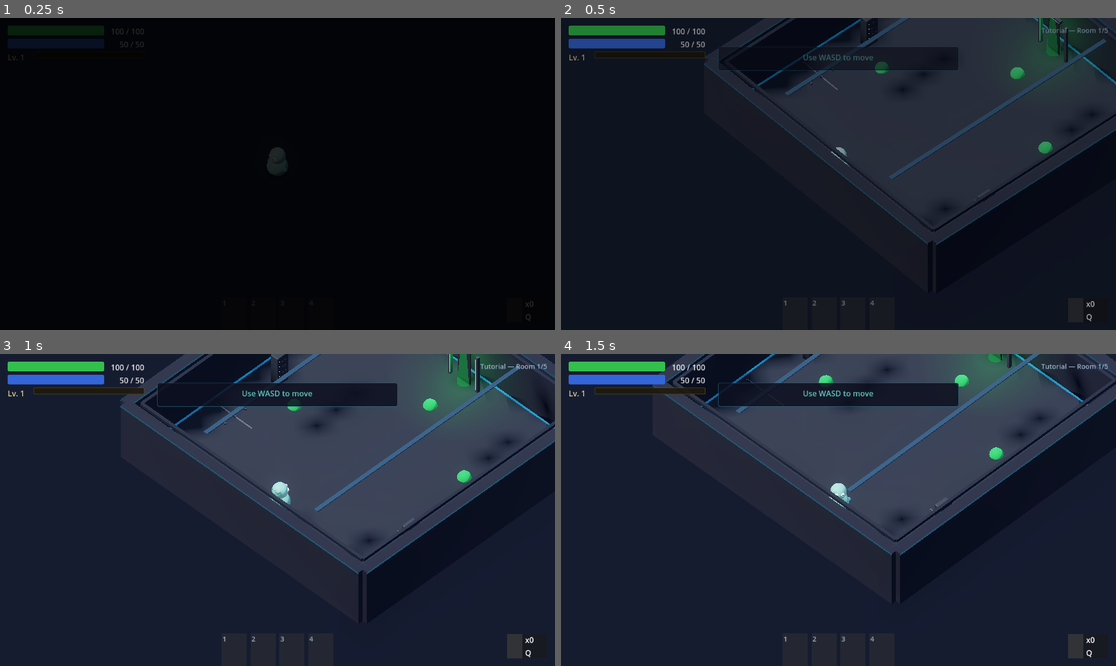
Above: before the commit, frames 1-4 (two rows, left to right).
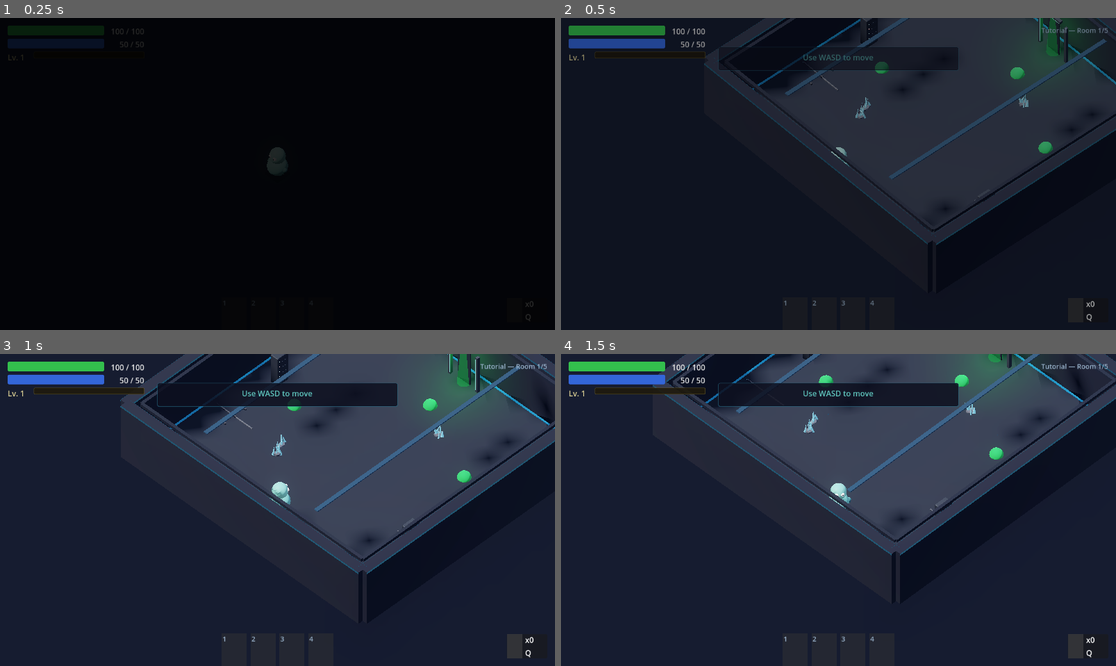
Above: after the commit, the same moments.

Repository: hwashburn1011/enth-iteration
Game: Godot game, scene res://scenes/dungeon/Dungeon.tscn
Same seed, same stepped clock (60 frames per second), same inputs: the game is played once before the commit and once after it. This scene is started directly instead of the project's main scene.
Inputs (mouse positions are in pixels of both pictures, inside the frame that each line leads up to):
- Up to frame 1 (0.25 s): no input
- Up to frame 2 (0.5 s): no input
- Up to frame 3 (1 s): tap Enter at 0.5 s; move the mouse to (399, 494) at 0.52 s; hold D (move_right) from 0.53 s (still down); tap 1 (ability_1) at 0.6 s; click (399, 494) at 0.67 s
- Up to frame 4 (1.5 s): move the mouse to (727, 525) at 1.27 s; release D (move_right) at 1.28 s; hold S (move_back) from 1.28 s (still down); tap 2 (ability_2) at 1.35 s

Frame 1 is identical in both runs. In frame 2, 0.1% of the frame differs, in the area x 53-85%, y 24-33%; in frame 3, 0.1%; in frame 4, 0.1%.

Commit message:
visual: dungeon entrance beacon, energy crystals, loot room glow
Dungeon entrance: tall blue beacon pillar (8 units high) with glowing
orb at top. Visible from player spawn, guides players toward the
dungeon. Portal particles + archway below.

Energy crystals: new Blender model — cluster of 5 cone crystals on
rock base with blue emission. Randomly placed 1-3 per combat/corridor
room for environmental variety.

Loot rooms: warm golden OmniLight3D centered in room for rewarding
atmosphere when entering loot areas.

Total Blender models: 33

Co-Authored-By: Claude Opus 4.6 (1M context) <noreply@anthropic.com>

Diff:
--- a/scenes/dungeon/rooms/room_base.gd
+++ b/scenes/dungeon/rooms/room_base.gd
@@ -364,6 +364,16 @@
 					rack.position = Vector3(half_x, 0, randf_range(-half_z * 0.5, half_z * 0.5))
 					rack.rotation.y = -PI / 2.0
 
+	# Loot room golden ambient glow
+	if room_type == "loot":
+		var gold_light: OmniLight3D = OmniLight3D.new()
+		gold_light.position = Vector3(0, 2.0, 0)
+		gold_light.light_color = Color(1.0, 0.85, 0.4)
+		gold_light.light_energy = 1.2
+		gold_light.omni_range = 8.0
+		gold_light.omni_attenuation = 1.5
+		geom.add_child(gold_light)
+
 	# Data terminals (loot and story rooms)
 	if room_type in ["loot", "story"]:
 		var term_scene: PackedScene = load("res://assets/models/props/data_terminal.glb") as PackedScene
@@ -371,6 +381,20 @@
 			var terminal: Node3D = term_scene.instantiate() as Node3D
 			geom.add_child(terminal)
 			terminal.position = Vector3(randf_range(-2, 2), 0, randf_range(-half_z * 0.3, half_z * 0.3))
+
+	# Energy crystal decorations (scattered in some rooms)
+	var crystal_scene: PackedScene = load("res://assets/models/props/energy_crystal.glb") as PackedScene
+	if crystal_scene and room_type in ["combat", "corridor"]:
+		for _i: int in randi_range(1, 3):
+			var crystal: Node3D = crystal_scene.instantiate() as Node3D
+			crystal.scale = Vector3(randf_range(0.6, 1.2), randf_range(0.6, 1.2), randf_range(0.6, 1.2))
+			crystal.rotation.y = randf() * TAU
+			geom.add_child(crystal)
+			crystal.position = Vector3(
+				randf_range(-half_x * 0.7, half_x * 0.7),
+				0,
+				randf_range(-half_z * 0.7, half_z * 0.7)
+			)
 
 	# Corner point lights for all rooms
 	var floor_accent: Color = GameManager.get_meta(&"floor_accent_color", Color(0.08, 0.35, 0.55)) as Color
--- a/scenes/town/dungeon_entrance.gd
+++ b/scenes/town/dungeon_entrance.gd
@@ -35,6 +35,39 @@
 	light.omni_range = 8.0
 	light.omni_attenuation = 1.5
 	add_child(light)
+
+	# Tall beacon pillar visible from spawn — makes entrance findable
+	var beacon: MeshInstance3D = MeshInstance3D.new()
+	var cyl: CylinderMesh = CylinderMesh.new()
+	cyl.top_radius = 0.03
+	cyl.bottom_radius = 0.15
+	cyl.height = 8.0
+	beacon.mesh = cyl
+	beacon.position = Vector3(0, 4.0, 0)
+	var beacon_mat: StandardMaterial3D = StandardMaterial3D.new()
+	beacon_mat.albedo_color = Color(0.15, 0.4, 0.7, 0.3)
+	beacon_mat.transparency = BaseMaterial3D.TRANSPARENCY_ALPHA
+	beacon_mat.emission_enabled = true
+	beacon_mat.emission = Color(0.1, 0.35, 0.65)
+	beacon_mat.emission_energy_multiplier = 1.5
+	beacon_mat.shading_mode = BaseMaterial3D.SHADING_MODE_UNSHADED
+	beacon.material_override = beacon_mat
+	add_child(beacon)
+
+	# Beacon top orb
+	var orb: MeshInstance3D = MeshInstance3D.new()
+	var orb_mesh: SphereMesh = SphereMesh.new()
+	orb_mesh.radius = 0.2
+	orb_mesh.height = 0.4
+	orb.mesh = orb_mesh
+	orb.position = Vector3(0, 8.2, 0)
+	var orb_mat: StandardMaterial3D = StandardMaterial3D.new()
+	orb_mat.albedo_color = Color(0.2, 0.5, 0.9)
+	orb_mat.emission_enabled = true
+	orb_mat.emission = Color(0.15, 0.45, 0.85)
+	orb_mat.emission_energy_multiplier = 3.0
+	orb.material_override = orb_mat
+	add_child(orb)
 
 
 func _unhandled_input(event: InputEvent) -> void:
Binary file added: assets/models/props/energy_crystal.glb
